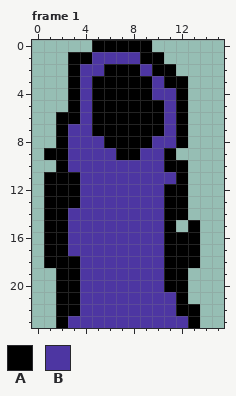
Pixel-art file -- art/mage/mage.ase. The picture above is the old version.
16x24 pixels, 1 frame. Shown: frame 1. The commit also changed other frames, which this record leaves out.
Palette (. is transparent): A #000000  B #4d36a2
Pixels before, frame 1, first column x 1:
 0 ....AAAAA....
 1 ..AABBBBAA...
 2 ..ABBAAABAA..
 3 ..ABAAAAABAA.
 4 ..ABAAAAABBA.
 5 ..ABAAAAAABA.
 6 .AABAAAAAABA.
 7 .ABBAAAAAABA.
 8 .ABBBAAAABBA.
 9 AABBBBAABBA..
10 .ABBBBBBBBAA.
11 AAABBBBBBBBA.
12 AAABBBBBBBAA.
13 AAABBBBBBBAA.
14 AABBBBBBBBAA.
15 AABBBBBBBBA.A
16 AABBBBBBBBAAA
17 AABBBBBBBBAAA
18 AAABBBBBBBAAA
19 .AABBBBBBBAA.
20 .AABBBBBBBAA.
21 .AABBBBBBBBA.
22 .AABBBBBBBBAA
23 .ABBBBBBBBBBA
After the commit:
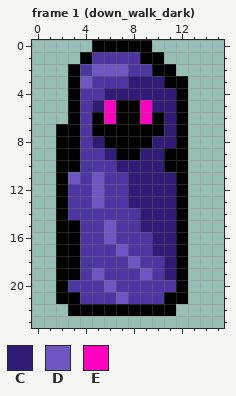
Colours new in this view: C #301c77  D #6e56c3  E #ff00c3
The author wrote: add mage class dark form down walking animation
Diff:
Frame 1 (down_walk_dark):
y 1: x 3 A -> .
y 2: x 5..8 BAAA -> DDDB
y 3: x 4..10 BAAAAAB -> DBBBCCC
y 4: x 5..11 AAAAABB -> BCCCCCC
y 5: x 5..6 AA -> CE; x 9..11 AAB -> ECC
y 6: x 2 A -> .; x 6 A -> E; x 9 A -> E; x 11 B -> C
y 7: x 3 B -> A; x 11 B -> C
y 8: x 3 B -> A; x 5 B -> C; x 10..11 BB -> CC
y 9: x 1 A -> .; x 3 B -> A; x 6 B -> C; x 9..10 BB -> CC; x 12 . -> A
y 10: x 3 B -> A; x 7..10 BBBB -> CCCC
y 11: x 1 A -> .; x 3 A -> D; x 5 B -> D; x 8..11 BBBB -> CCCC
y 12..13: x 1 A -> .; x 3 A -> B; x 5 B -> D; x 8..11 BBBA -> CCCC
y 14: x 1 A -> .; x 9..11 BBA -> CCC
y 15: x 1 A -> .; x 3 B -> A; x 6 B -> D; x 9..13 BBA.A -> CCCA.
y 16: x 1 A -> .; x 3 B -> A; x 6 B -> D; x 10..11 BA -> CC; x 13 A -> .
y 17: x 1 A -> .; x 3 B -> A; x 7 B -> D; x 10..11 BA -> CC; x 13 A -> .
y 18: x 1 A -> .; x 8 B -> D; x 11 A -> C; x 13 A -> .
y 19: x 5 B -> D; x 9 B -> D; x 11 A -> C
y 20: x 3 A -> B; x 6 B -> D; x 11 A -> B
y 21: x 7 B -> D; x 11 B -> A
y 22: x 2 A -> .; x 4..13 BBBBBBBBAA -> AAAAAAAA..
y 23: x 2..13 ABBBBBBBBBBA -> ............
Pixel boxes of the changes (left, top, right, bottom) in both pictures:
changed: (44, 52, 200, 328)
